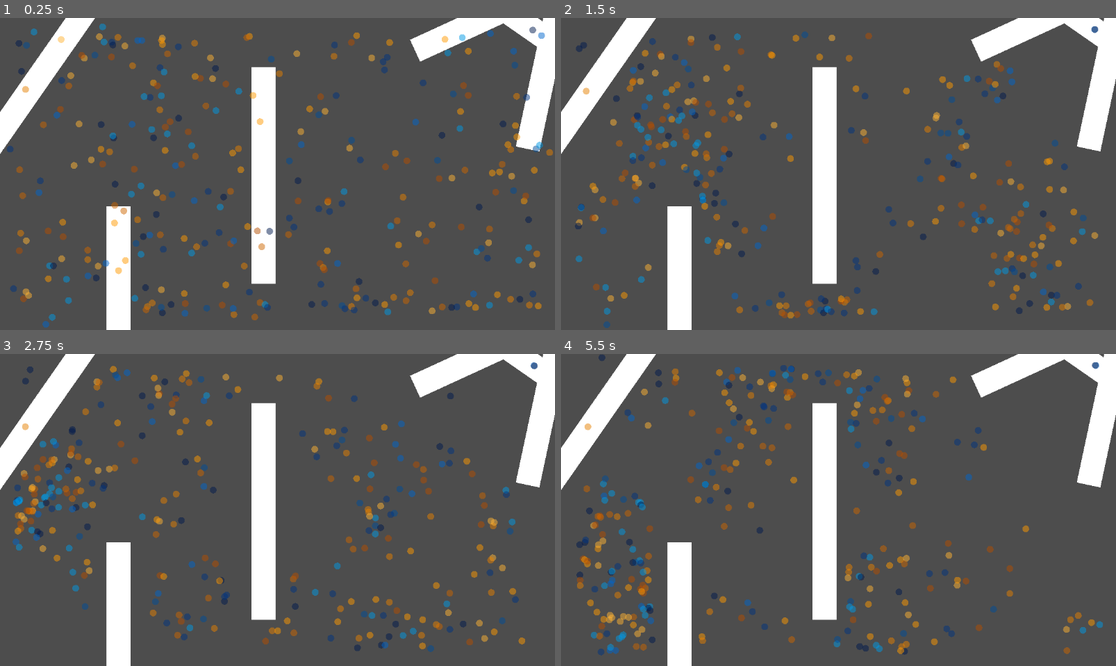
Above: before the commit, frames 1-4 (two rows, left to right).
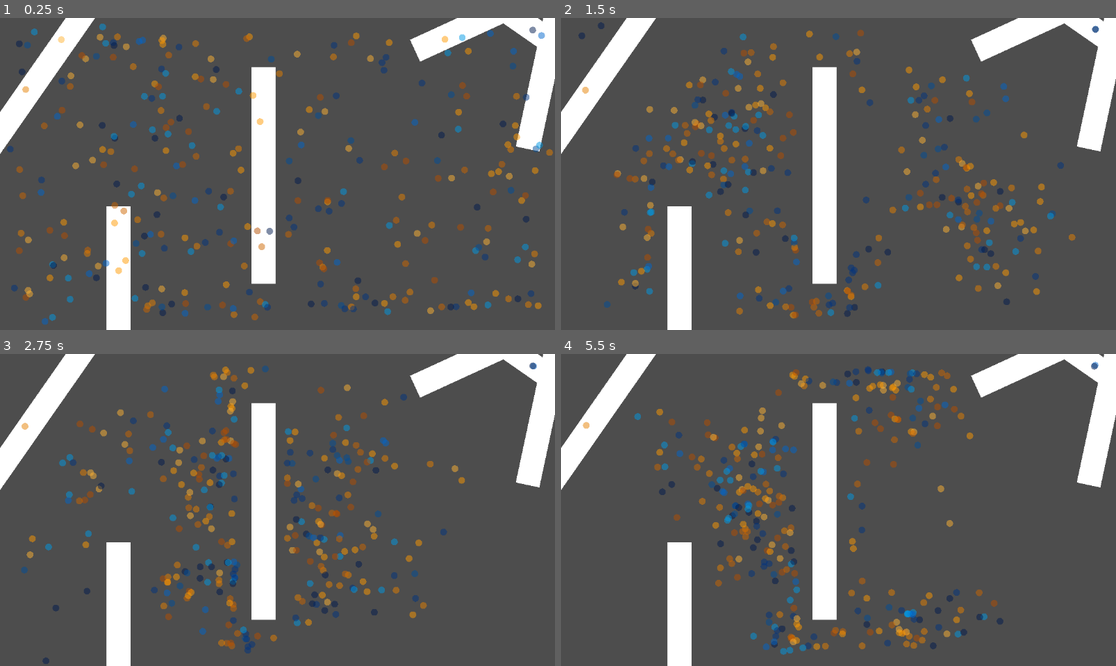
Above: after the commit, the same moments.

Repository: joesobo/EcoSystem
Game: Godot game, scene res://scenes/multiFish.tscn
Two runs of this game, one before a commit and one after it. Both use one fixed random seed, a clock stepped at 60 frames per second and the inputs below.
Inputs:
- Up to frame 1 (0.25 s): no input
- Up to frame 2 (1.5 s): no input
- Up to frame 3 (2.75 s): no input
- Up to frame 4 (5.5 s): no input

The runs differ from the first frame. In frame 1, 2.1% of the frame differs, in the area x 1-100%, y 3-100%; in frame 2, 11%; in frame 3, 11%, in the area x 2-97%, y 2-100%; in frame 4, 11%.

Commit message:
feat: attraction points

Diff:
--- a/scripts/Boid.gd
+++ b/scripts/Boid.gd
@@ -12,6 +12,9 @@
 @export var cohesionForce: = 0.005
 @export var alignmentForce: = 0.05
 @export var separationForce: = 0.05
+
+@export var attractionForce: = 0.005
+@export var attractionPoint: Vector2
 
 @export var viewAngle = 45
 
@@ -38,6 +41,7 @@
 	randomize()
 
 	viewport_rect = get_viewport_rect()
+	attractionPoint = viewport_rect.position + viewport_rect.size / 2
 
 	area2D = get_child(2)
 	area2D.connect("area_entered", _on_Area2D_area_entered)
@@ -115,6 +119,7 @@
 	newVelocity += separation() * separationForce
 	newVelocity += alignment() * alignmentForce
 	newVelocity += cohesion() * cohesionForce
+	newVelocity += (attractionPoint - global_position) * attractionForce
 	newVelocity += borderForce()
 	newVelocity += obstacleForce()
 
